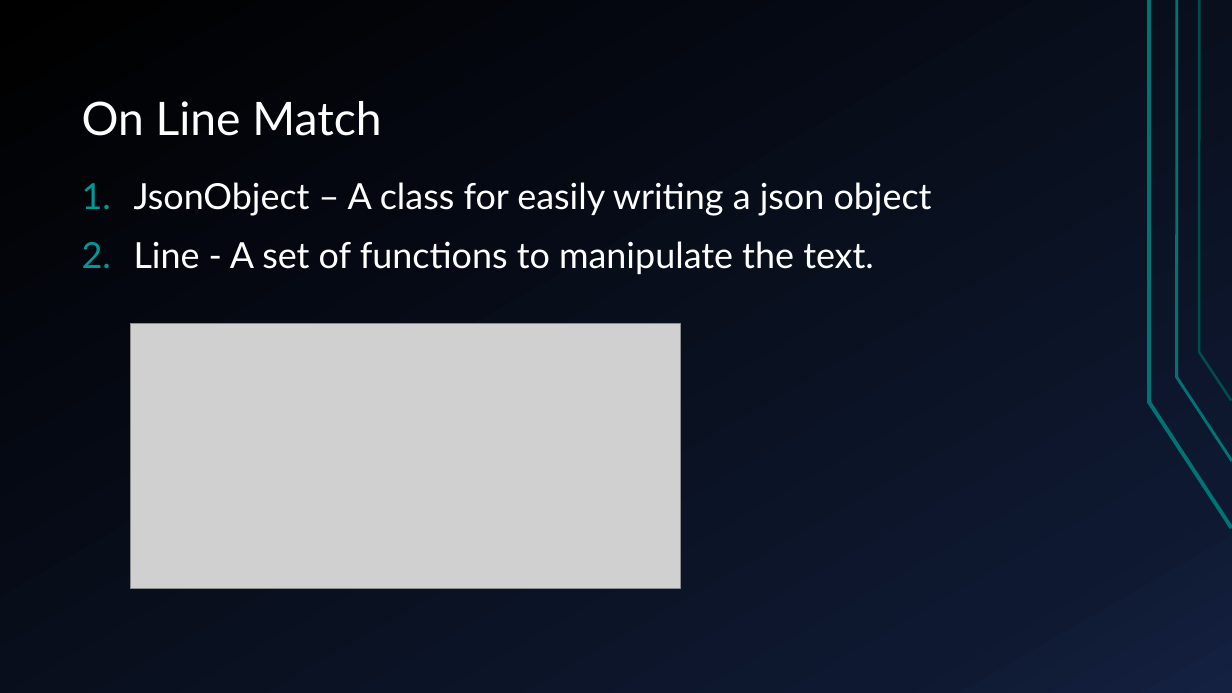
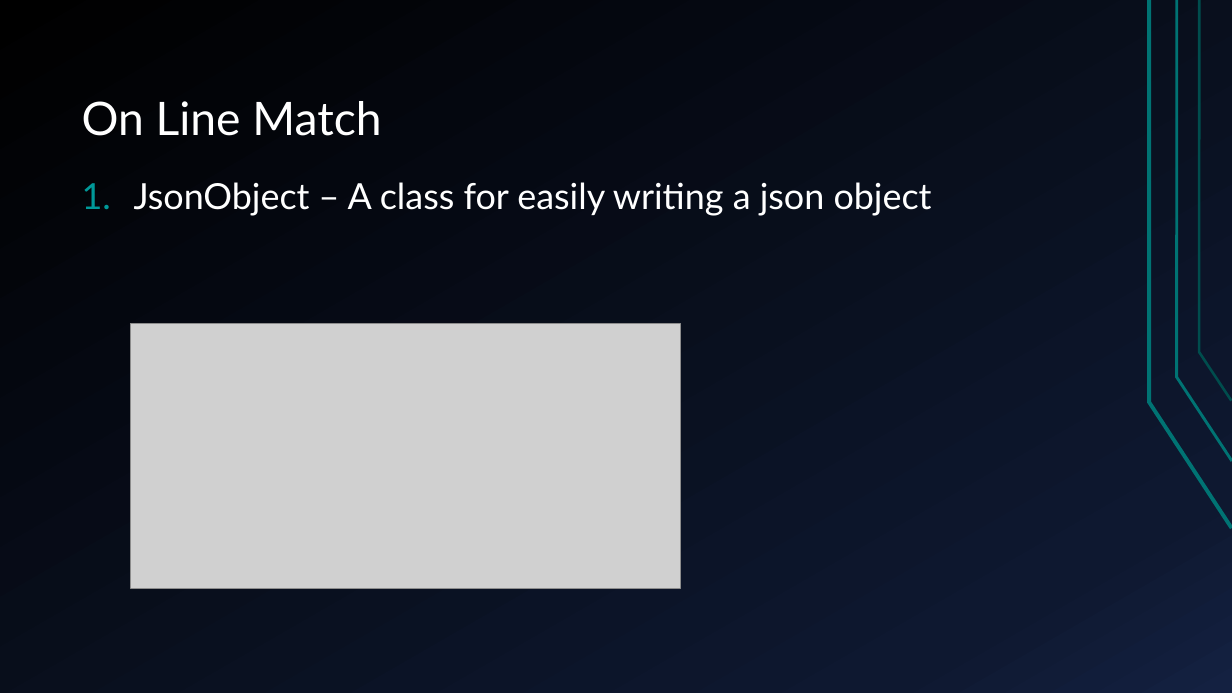
Before and after one commit to TechnionTDK/jbs-text2json, a slide deck: slide 5 of Text2Json.pptx. Drawn at 1232x693 pixels with LibreOffice and Linux fonts; fonts in the diff are those of the drawing; grey boxes stand for pictures. Boxes give left, top, right and bottom in pixels: in the first picture for what was removed or moved away, otherwise in the second. Text is boxed around its words. In the diff, an @@ line names an element or a change of style, - is before the commit and + after.

Commit message:
ppt

```diff
--- a/Text2Json.pptx
+++ b/Text2Json.pptx
@@ text at [134, 241, 874, 274]: paragraph removed @@
-2. Line - A set of functions to manipulate the text.
```
